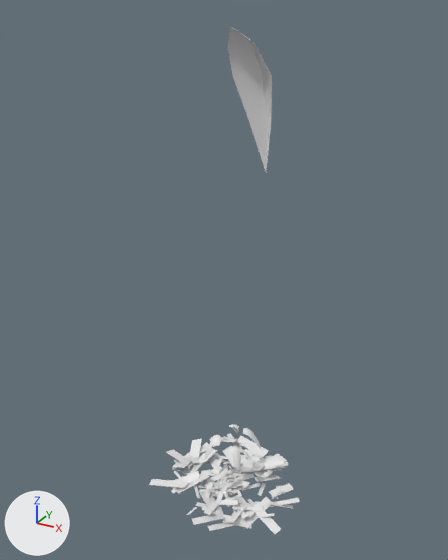
Two versions of the OBJ model game/assets/models/plants/SM_Plant_MonsteraGround_Leaf.obj, one commit apart.
Camera for both pictures: a 50 mm camera at (4.07, -7.58, 7.65) aimed at (-0.11, 0.02, 3.85). Every picture has the same lights, and +X, +Y and +Z are marked at lower left. The picture after the commit comes second. Where no turn or scale is listed for an object, it has been applied to the vertices.

The first picture shows 'SM_Plant_MonsteraGround_Leaf'.
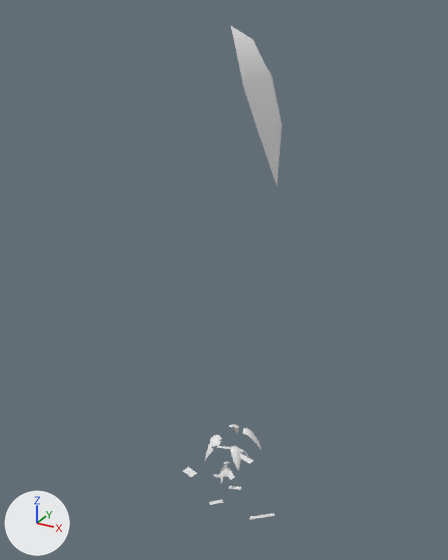
What differs and where, as boxes (x1, y1, x2, y2) in the pictures (448 x 560 px; the box of a moved part takes in the faces that stretch with it):
'SM_Plant_MonsteraGround_Leaf', reshaped (34% narrower)
    before: (149, 26, 299, 534)
    after: (183, 26, 282, 519)
part 1 of me_sm_plant_monsteraground_leaf, deleted
    before: (149, 433, 299, 534)
part 2 of me_sm_plant_monsteraground_leaf, moved or reshaped
    before: (189, 436, 269, 525)
    after: (209, 446, 253, 505)
part 3 of me_sm_plant_monsteraground_leaf, moved or reshaped
    before: (228, 26, 272, 172)
    after: (231, 26, 282, 185)

The change, as a diff of the scene's bpy script:
```diff
--- a/game/assets/models/plants/SM_Plant_MonsteraGround_Leaf.obj.py
+++ b/game/assets/models/plants/SM_Plant_MonsteraGround_Leaf.obj.py
@@ me_sm_plant_monsteraground_leaf @@
 # used by ob_sm_plant_monsteraground_leaf; location = (0.0, 0.0, 0.0)
 # verts and faces of me_sm_plant_monsteraground_leaf; kept vertices keep their numbers, new ones are numbered from 971
 # before: 296 (0.06, 0.43, 0.14) at pixel (242, 462), 297 (-0.4, 0.83, 0.07) at pixel (231, 445), 298 (-0.52, 0.7, -0.01) at pixel (222, 450), 299 (-0.07, 0.29, 0.07) at pixel (233, 468), 300 (0.2, -0.75, 0.02) at pixel (218, 513)
 # before: 301 (-0.09, -1.11, 0.07) at pixel (191, 518), 302 (-0.01, -1.18, 0.04) at pixel (193, 524), 303 (0.28, -0.81, -0.01) at pixel (220, 519), 304 (0.28, 1.06, 0.05) at pixel (269, 450), 305 (-0.35, 1.15, 0.1) at pixel (241, 435)
 # before: 306 (-0.38, 0.95, 0.08) at pixel (235, 441), 307 (0.26, 0.86, 0.02) at pixel (263, 457), 308 (0.81, -0.28, 0.08) at pixel (263, 505), 309 (0.4, -0.38, 0.03) at pixel (238, 502), 310 (0.43, -0.51, 0.02) at pixel (236, 508)
 # before: 311 (0.84, -0.41, 0.07) at pixel (261, 511), 312 (-0.85, 0.77, 0.06) at pixel (208, 440), 313 (-0.34, 0.84, 0.15) at pixel (234, 442), 314 (-0.37, 1.0, 0.12) at pixel (236, 438), 315 (-0.87, 0.93, 0.03) at pixel (212, 436)
 # before: 316 (-0.68, -0.07, 0.19) at pixel (193, 463), 317 (-0.35, 0.54, -0.08) at pixel (226, 461), 318 (-0.54, 0.64, -0.11) at pixel (219, 456), 319 (-0.87, 0.04, 0.16) at pixel (187, 457)
-me_sm_plant_monsteraground_leaf.from_pydata(...)  # 971 vertices, 754 faces; spans x -1.35..1.33, y -1.19..1.15, z -0.11..7.44
+me_sm_plant_monsteraground_leaf.from_pydata(...)  # 331 vertices, 434 faces; spans x -0.9..1.08, y -0.66..0.77, z -0.05..7.44
+# me_sm_plant_monsteraground_leaf part 1: 160 loose pieces with 640 vertices, spanning x -1.35..1.33, y -1.19..1.12, z -0.08..0.22, are deleted
+# me_sm_plant_monsteraground_leaf part 2
+verts[296] = (0.09, 0.07, 0.1)  # moved, pixel (235, 477)
+verts[297] = (-0.14, 0.28, 0.06)  # moved, pixel (229, 467)
+verts[298] = (-0.21, 0.21, 0.01)  # moved
+verts[299] = (0.03, 0.0, 0.06)  # moved, pixel (230, 480)
+verts[300] = (0.11, -0.44, 0.02)  # moved, pixel (222, 499)
+verts[301] = (-0.04, -0.63, 0.05)  # moved, pixel (208, 502)
+verts[302] = (0.0, -0.66, 0.03)  # moved, pixel (210, 505)
+verts[303] = (0.15, -0.48, 0.01)  # moved, pixel (223, 502)
+verts[304] = (0.14, 0.68, 0.04)  # moved, pixel (253, 460)
+verts[305] = (-0.19, 0.73, 0.07)  # moved
+verts[306] = (-0.2, 0.63, 0.06)  # moved
+verts[307] = (0.13, 0.58, 0.03)  # moved, pixel (250, 463)
+verts[308] = (0.28, -0.06, 0.06)  # moved, pixel (241, 487)
+verts[309] = (0.07, -0.11, 0.04)  # moved, pixel (229, 485)
+verts[310] = (0.08, -0.17, 0.03)  # moved, pixel (228, 488)
+verts[311] = (0.29, -0.13, 0.06)  # moved, pixel (240, 489)
+verts[312] = (-0.62, 0.66, 0.05)  # moved, pixel (216, 447)
+verts[313] = (-0.36, 0.69, 0.1)  # moved, pixel (229, 448)
+verts[314] = (-0.37, 0.77, 0.08)  # moved, pixel (231, 447)
+verts[315] = (-0.63, 0.74, 0.04)  # moved, pixel (218, 445)
+verts[316] = (-0.2, -0.11, 0.1)  # moved, pixel (216, 477)
+verts[317] = (-0.02, 0.2, -0.03)  # moved, pixel (233, 476)
+verts[318] = (-0.12, 0.26, -0.05)  # moved
+verts[319] = (-0.3, -0.05, 0.09)  # moved, pixel (212, 474)
+# me_sm_plant_monsteraground_leaf part 3
+# 10 vertices are removed from x -0.18..0.5, y 0.03..0.55, z 5.43..7.28
+# 12 faces are deleted
+# 10 vertices are added at x 0.15..0.65, y -0.25..0.44, z 5.37..7.27
+# 12 new faces join them
```
